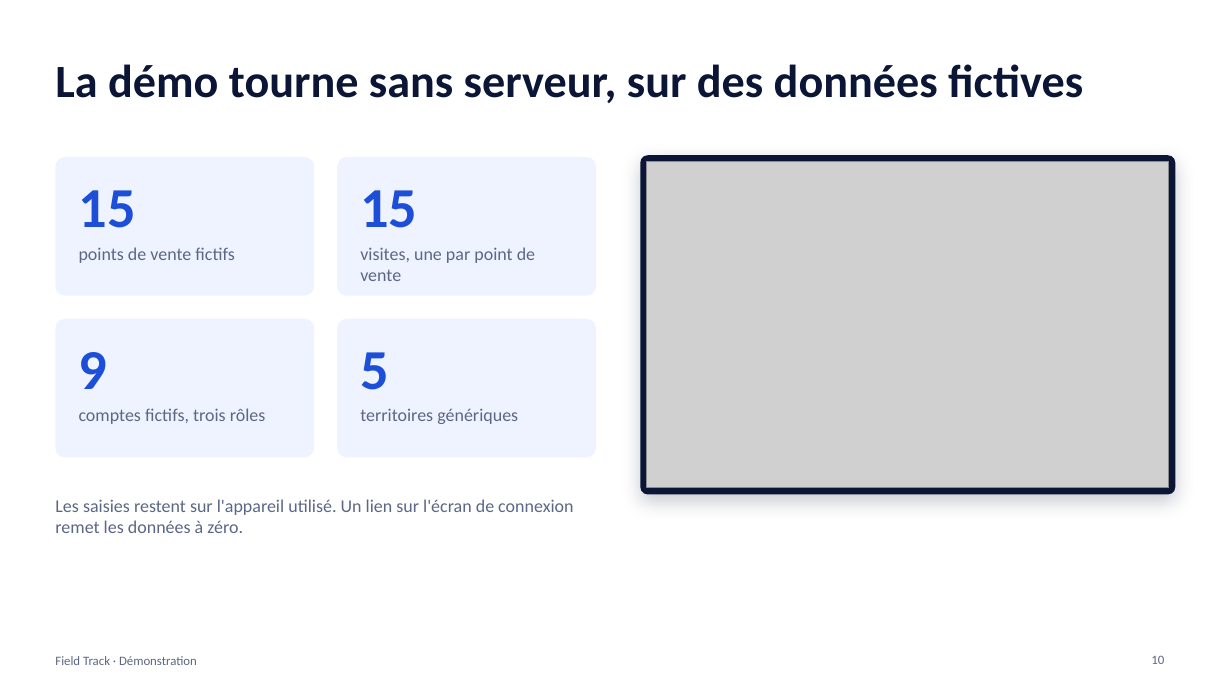
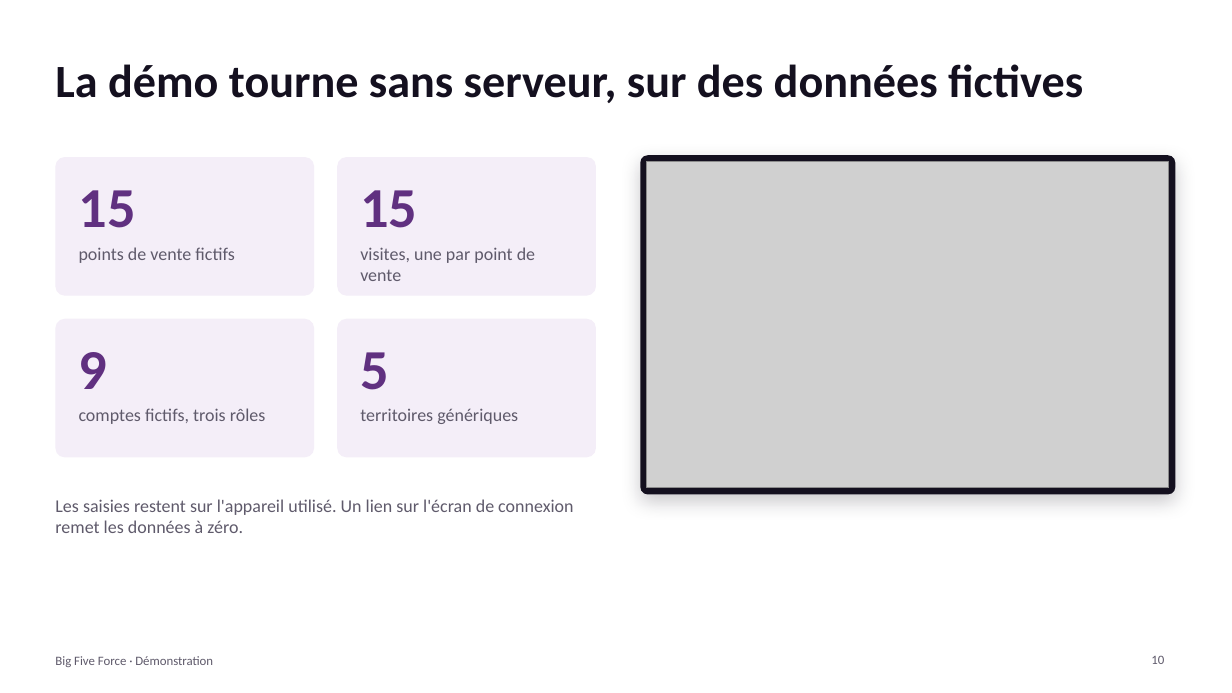
Before and after one commit to jhouedanou/frieslandv3, a slide deck: slide 10 of docs/DEMO-BIG-FIVE-FORCE.pptx. Drawn at 1232x693 pixels with LibreOffice and Linux fonts; fonts in the diff are those of the drawing; grey boxes stand for pictures. Boxes give left, top, right and bottom in pixels: in the first picture for what was removed or moved away, otherwise in the second. Text is boxed around its words. In the diff, an @@ line names an element or a change of style, - is before the commit and + after.

```diff
--- a/docs/DEMO-BIG-FIVE-FORCE.pptx
+++ b/docs/DEMO-BIG-FIVE-FORCE.pptx
@@ title "La démo tourne sans serveur, ..." at <box>55,64,1083,103</box>: text colour #0B1535 to #14101F @@
@@ rounded rectangle at <box>640,155,1176,494</box>: fill #0B1535 to #14101F; shadow changed @@
@@ fill #EEF3FF to #F4EEF8 in 4 elements at <box>55,157,314,296</box>, <box>337,157,596,296</box>, <box>55,319,314,457</box>, <box>337,319,596,457</box> @@
@@ text colour #1D4ED8 to #603080 in 4 elements at <box>79,190,136,228</box>, <box>360,190,417,228</box>, <box>79,352,108,389</box>, <box>360,352,389,390</box> @@
@@ text at <box>55,656,213,667</box>: text changed; text colour #5B6785 to #5F5A6B @@
-Field Track · Démonstration
+Big Five Force · Démonstration
@@ text colour #5B6785 to #5F5A6B in 6 elements at <box>79,247,234,263</box>, <box>360,247,535,281</box>, <box>79,408,266,424</box>, <box>360,408,518,424</box>, <box>55,499,573,533</box>, <box>1151,656,1164,664</box> @@
```
Also in this commit, not shown: 10 other slides changed.
